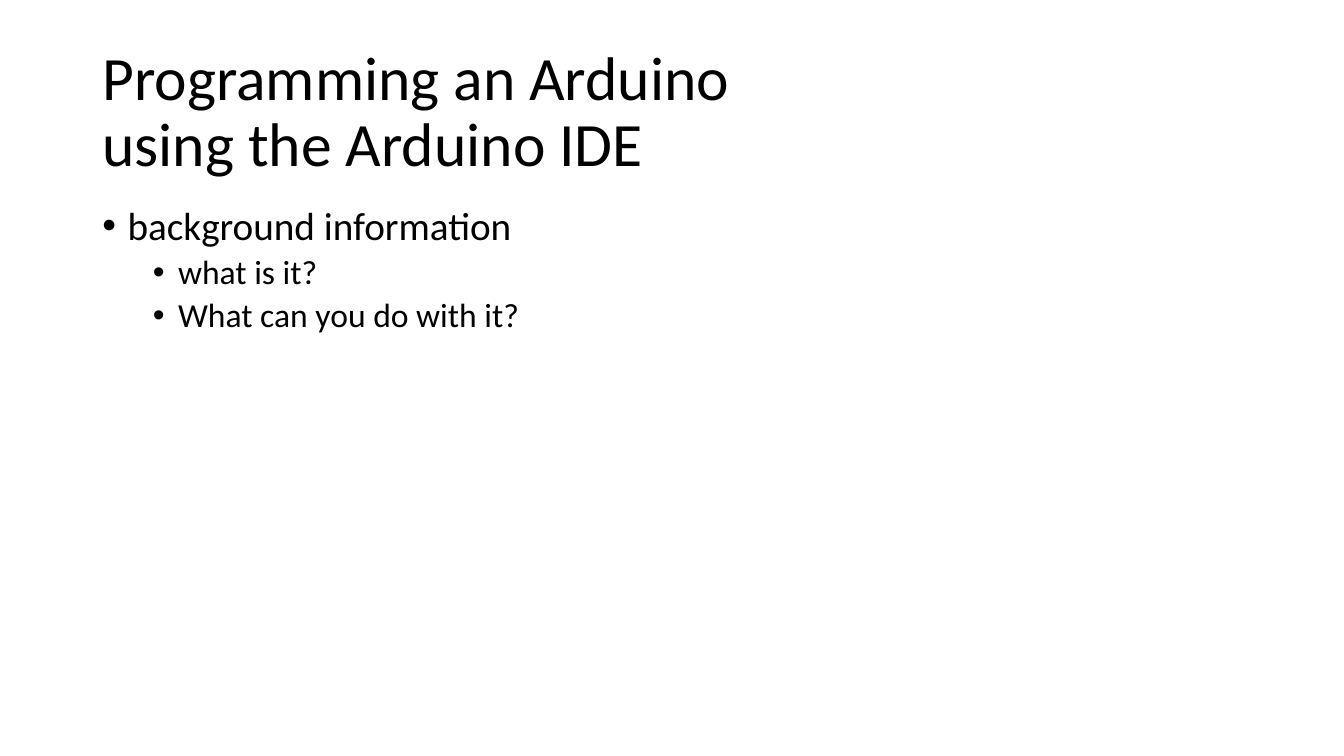
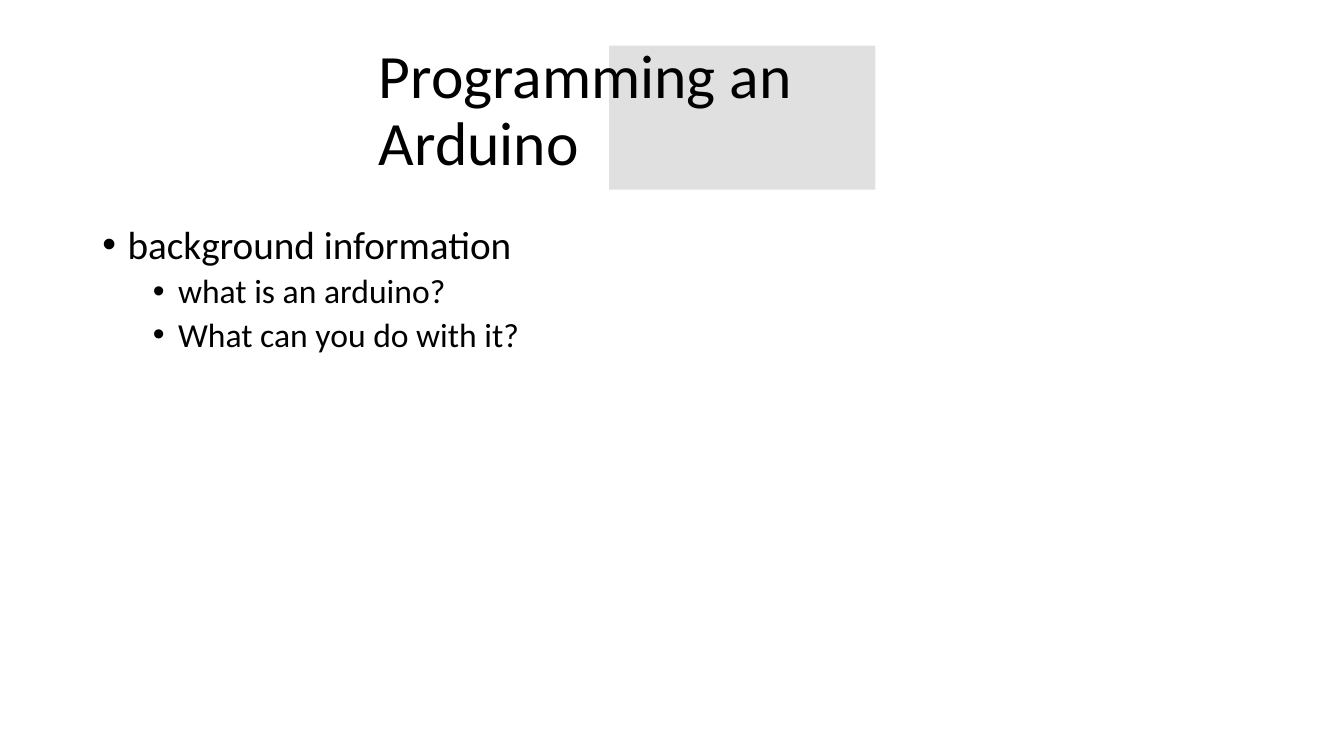
Before and after one commit to Runtime-Learner/McGill-BattleBots-Club, a slide deck: slide 5 of ECSE/Workshop-2/workshop2.pptx. Drawn at 1344x756 pixels with LibreOffice and Linux fonts; fonts in the diff are those of the drawing; background and template pictures are left out. Boxes give left, top, right and bottom in pixels: in the first picture for what was removed or moved away, otherwise in the second. Text is boxed around its words. In the diff, an @@ line names an element or a change of style, - is before the commit and + after.

```diff
--- a/ECSE/Workshop-2/workshop2.pptx
+++ b/ECSE/Workshop-2/workshop2.pptx
@@ title at (379, 55, 792, 166): text changed @@
-Programming an Arduino
-using the Arduino IDE
+Programming an Arduino
@@ rectangle added at (609, 45, 875, 190), fill #E0E0E0 @@
@@ text "background information": place and size @@
-text "background information" at (128, 212, 518, 333)
+text "background information" at (128, 231, 518, 353)
@@ text at (178, 279, 445, 304): text changed @@
-  • what is it?
+  • what is an arduino?
```
Also in this commit, not shown: 8 other slides changed, 1 slide added, 1 slide removed, 3 other files.
